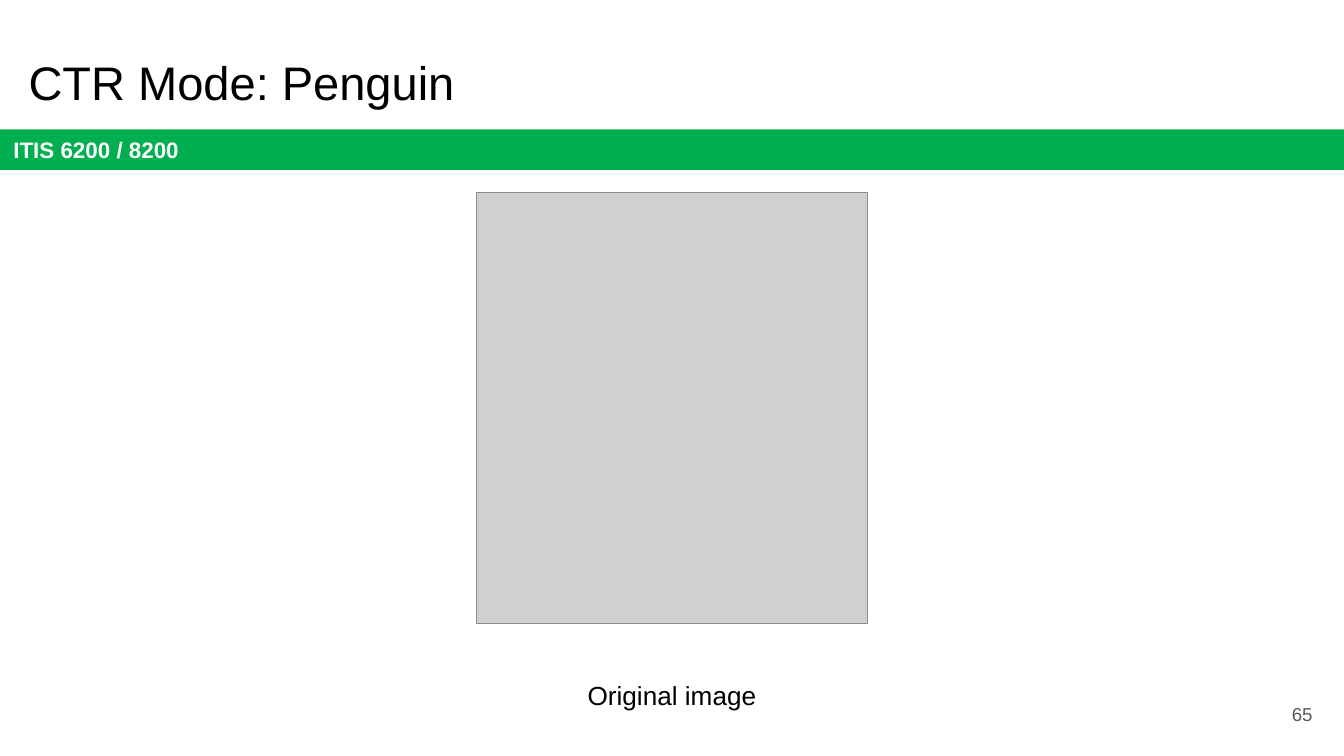
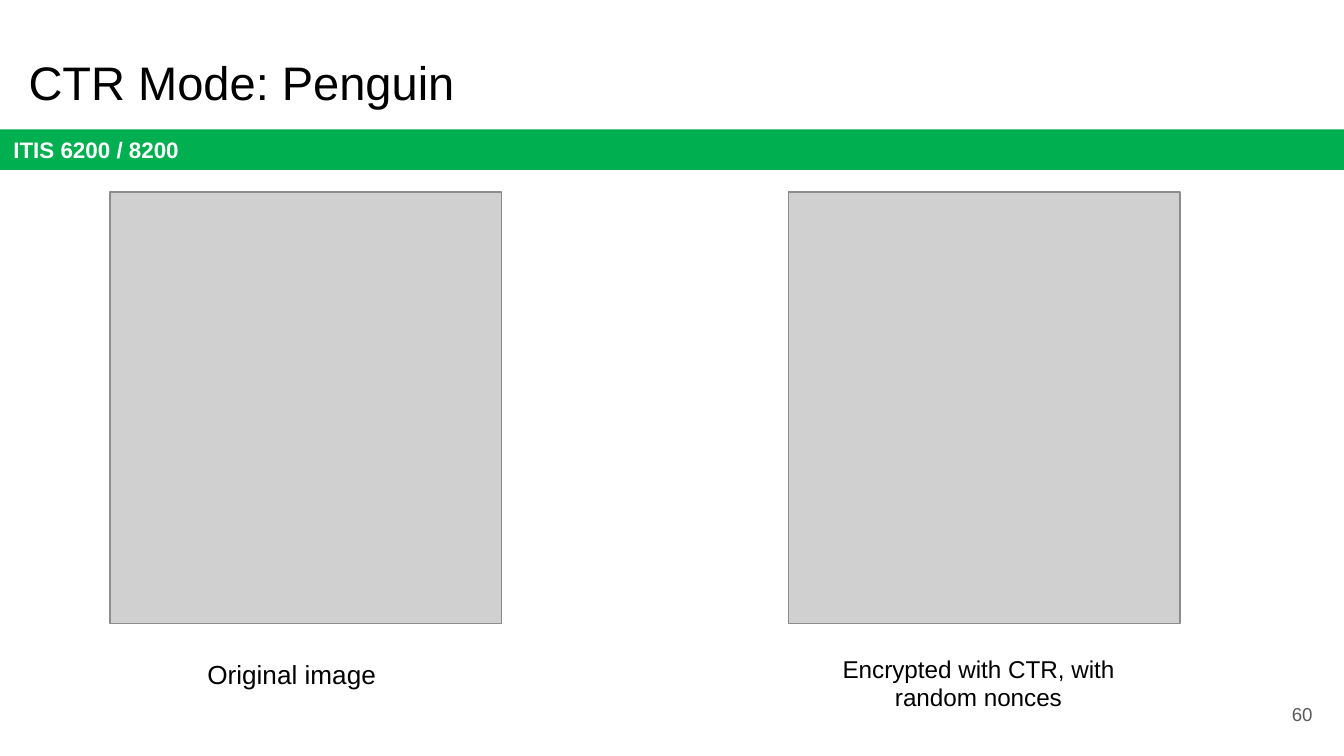
Before and after one commit to jx5c/github.io, a slide deck: slide 60 of teaching/ITIS6200/2023fa/lectures/lec03.pptx (slide 65 before the commit). Drawn at 1344x756 pixels with LibreOffice and Linux fonts; fonts in the diff are those of the drawing; grey boxes stand for pictures. Boxes give left, top, right and bottom in pixels: in the first picture for what was removed or moved away, otherwise in the second. Text is boxed around its words. In the diff, an @@ line names an element or a change of style, - is before the commit and + after.

```diff
--- a/teaching/ITIS6200/2023fa/lectures/lec03.pptx
+++ b/teaching/ITIS6200/2023fa/lectures/lec03.pptx
@@ picture: place and size @@
-picture at (476, 192, 867, 624)
+picture at (110, 192, 501, 624)
@@ picture added at (789, 192, 1180, 624) @@
@@ text "Original image": place and size @@
-text "Original image" at (588, 686, 756, 711)
+text "Original image" at (207, 665, 376, 690)
@@ text added at (843, 660, 1114, 707), 12.9 pt, text #000000 @@
+Encrypted with CTR, with random nonces
@@ page number at (1292, 708, 1313, 721): text changed @@
-65
+60
```
Also in this commit, not shown: 2 other slides changed, 9 slides removed, 1 other file.
